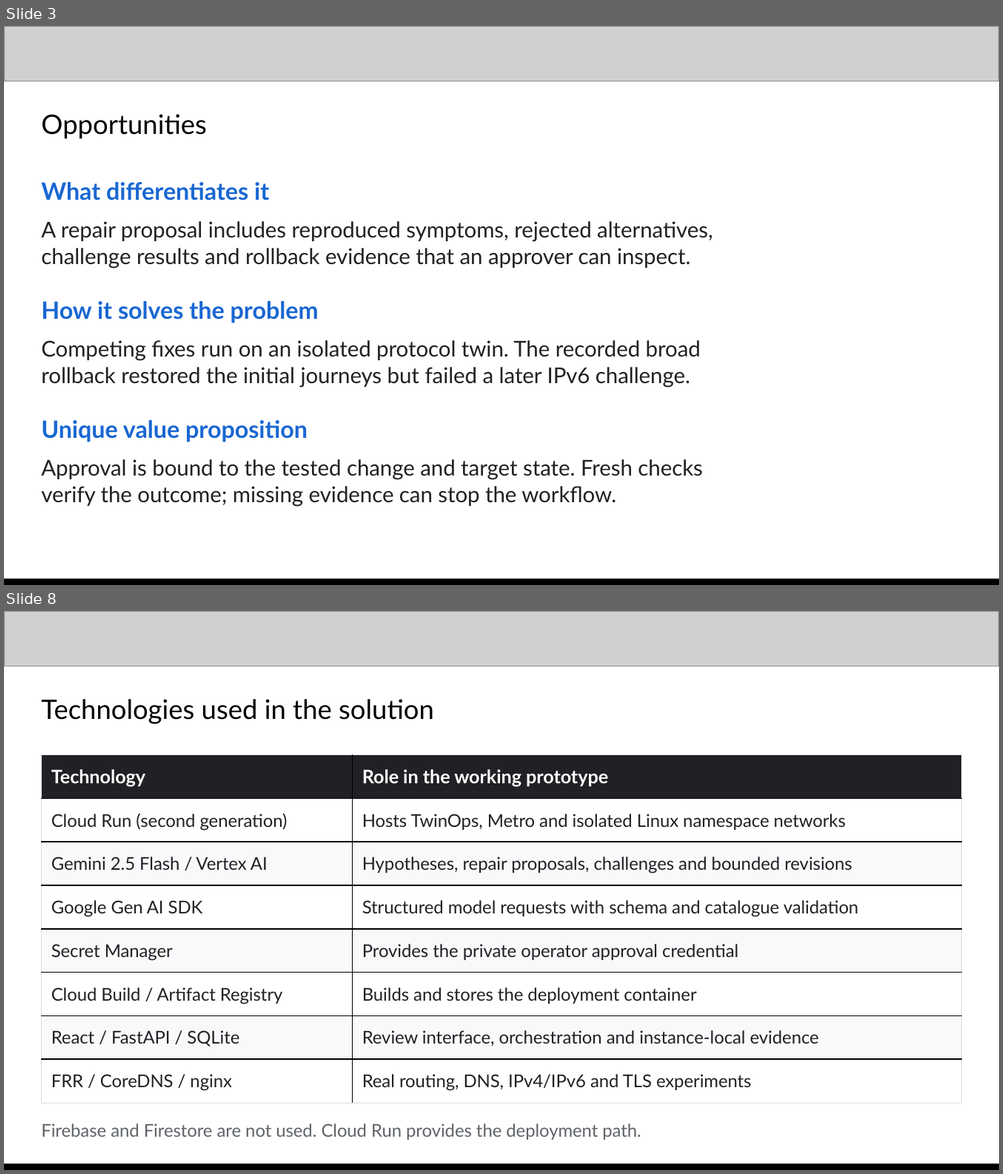
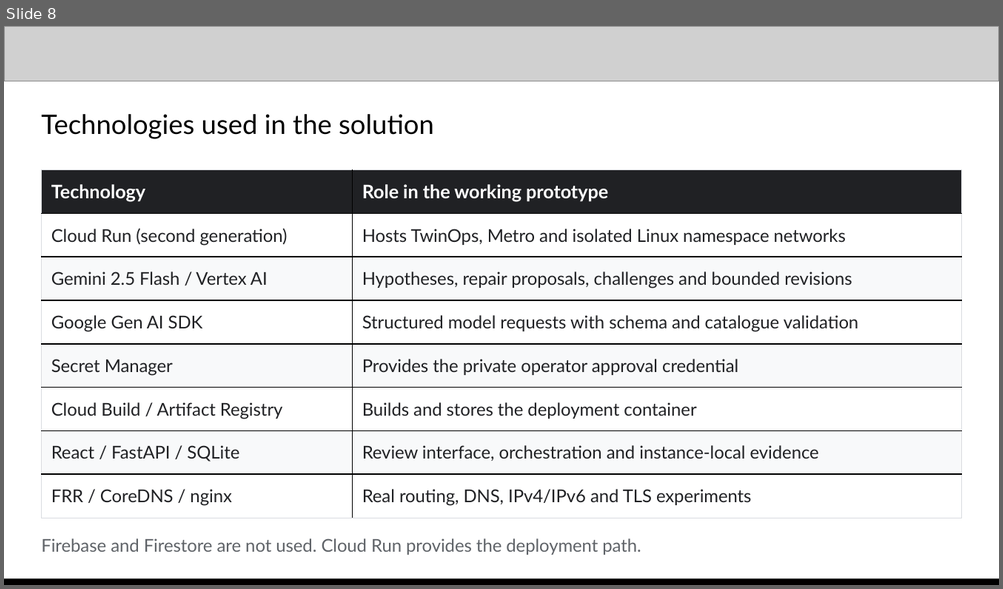
Before and after one commit to prabhakarcs786/twinops, a slide deck: docs/TwinOps_Deck.pptx. Shown one above the other, each under a label of ours: slides 3 and 8 before the commit, slide 8 after it; the slides between them are not shown. The pictures are 1003x1174 and 1003x589 pixels, drawn with LibreOffice and Linux fonts; fonts in the diff are those of the drawing; grey boxes stand for pictures. Boxes give left, top, right and bottom in pixels: in the first picture for what was removed or moved away, otherwise in the second. Text is boxed around its words. In the diff, an @@ line names an element or a change of style, - is before the commit and + after.

Commit message:
Make the submission deck explain the complete TwinOps workflow

```diff
--- a/docs/TwinOps_Deck.pptx
+++ b/docs/TwinOps_Deck.pptx
@@ slide 3 removed at [4, 26, 999, 585], background #FFFFFF @@
@@ picture removed at [4, 26, 999, 81] @@
@@ text removed at [41, 114, 207, 139] @@
-Opportunities
@@ text removed at [41, 182, 269, 201] @@
-What differentiates it
@@ text removed at [41, 221, 713, 268] @@
-A repair proposal includes reproduced symptoms, rejected alternatives,
-challenge results and rollback evidence that an approver can inspect.
@@ text removed at [41, 301, 318, 323] @@
-How it solves the problem
@@ text removed at [41, 340, 700, 387] @@
-Competing fixes run on an isolated protocol twin. The recorded broad
-rollback restored the initial journeys but failed a later IPv6 challenge.
@@ text removed at [41, 420, 307, 443] @@
-Unique value proposition
@@ text removed at [41, 460, 703, 506] @@
-Approval is bound to the tested change and target state. Fresh checks
-verify the outcome; missing evidence can stop the workflow.
@@ picture removed at [4, 579, 999, 585] @@
@@ rectangle removed at [4, 579, 999, 585] @@
```
Also in this commit, not shown: 4 slides changed, 5 slides added, 4 other slides removed, 25 other files.
